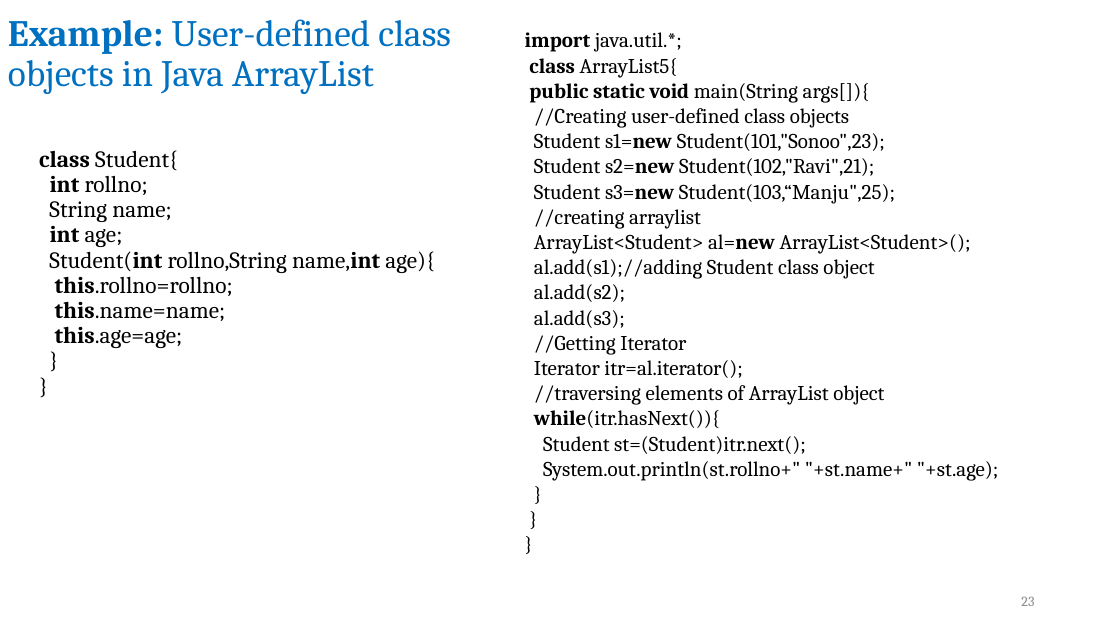
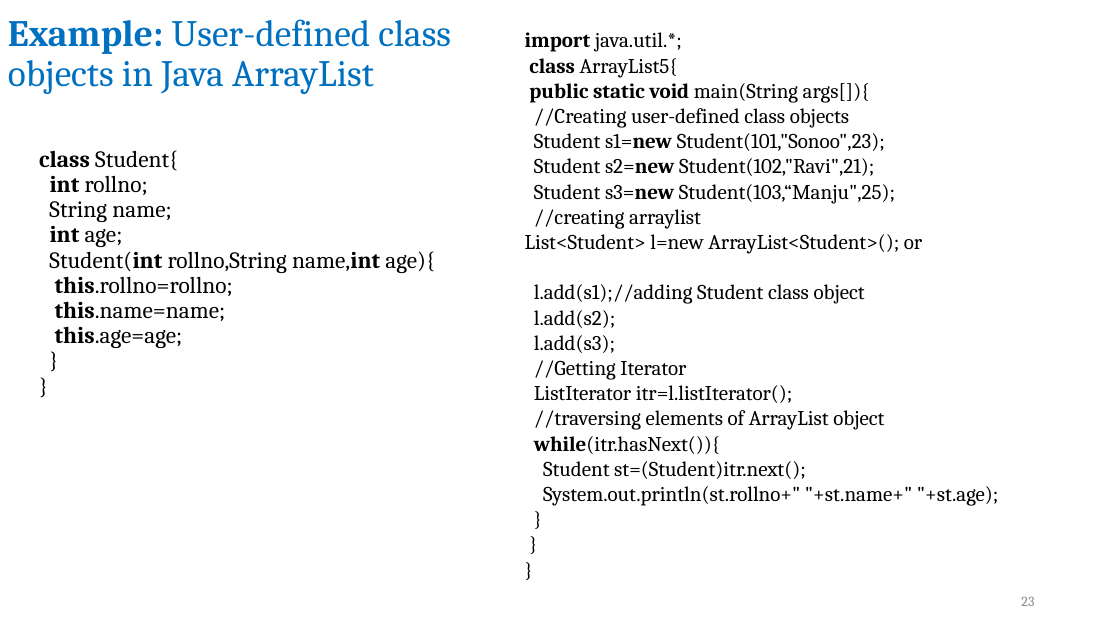
Before and after one commit to suniljeevan/Scalable-Application-Development-using-Java, a slide deck: slide 23 of COURSE MATERIALS/Module3_CSE2503.pptx. Drawn at 1120x630 pixels with LibreOffice and Linux fonts; fonts in the diff are those of the drawing; background and template pictures are left out. Boxes give left, top, right and bottom in pixels: in the first picture for what was removed or moved away, otherwise in the second. Text is boxed around its words. In the diff, an @@ line names an element or a change of style, - is before the commit and + after.

```diff
--- a/COURSE MATERIALS/Module3_CSE2503.pptx
+++ b/COURSE MATERIALS/Module3_CSE2503.pptx
@@ text at (525,234,922,353): text changed @@
-ArrayList<Student> al=new ArrayList<Student>();
-al.add(s1);//adding Student class object
-al.add(s2);
-al.add(s3);
+List<Student> l=new ArrayList<Student>(); or
+l.add(s1);//adding Student class object
+l.add(s2);
+l.add(s3);
@@ text at (534,385,793,403): text changed @@
-Iterator itr=al.iterator();
+ListIterator itr=l.listIterator();
```
Also in this commit, not shown: 5 other files.
